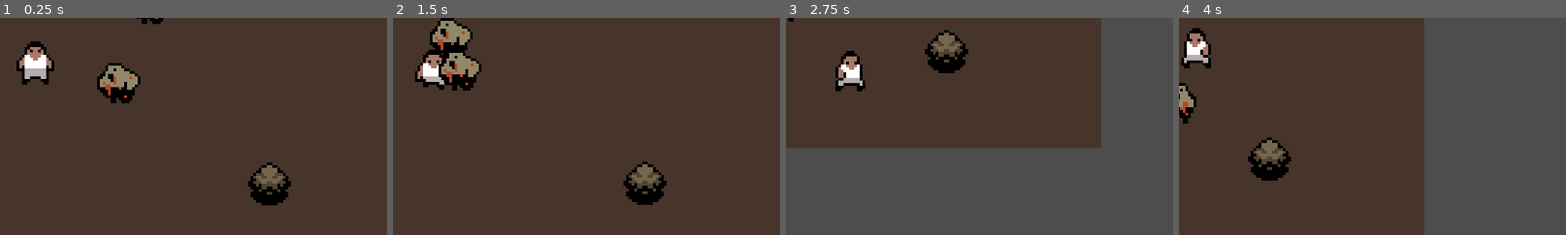
Above: before the commit, frames 1-4 (left to right).
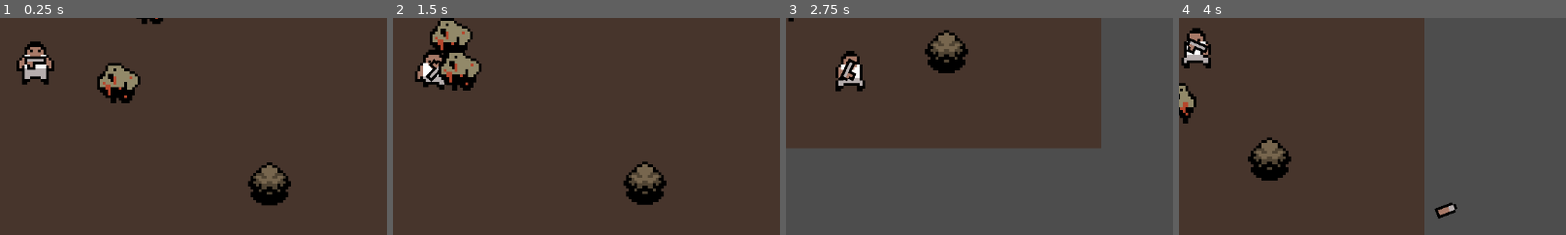
Above: after the commit, the same moments.

Repository: Liamthemannen/Project-2--Spel
Game: Godot game, scene res://Scen/main.tscn
Same seed, same stepped clock (60 frames per second), same inputs: the game is played once before the commit and once after it.
Inputs (mouse positions are % of the whole screen's width and height, from its top left):
- Up to frame 1 (0.25 s): no input
- Up to frame 2 (1.5 s): move the mouse to (72, 45) at 0.52 s; hold D (Go_right) 0.53-1.28 s; click (72, 45) at 0.6 s; move the mouse to (30, 55) at 1.27 s; hold S (Go_down) from 1.28 s (still down); click (30, 55) at 1.35 s
- Up to frame 3 (2.75 s): move the mouse to (60, 28) at 2.02 s; release S (Go_down) at 2.03 s; hold D (Go_right) from 2.03 s (still down); click (60, 28) at 2.1 s
- Up to frame 4 (4 s): move the mouse to (45, 70) at 2.77 s; release D (Go_right) at 2.78 s; hold W (Go_Up) 2.78-3.53 s; click (45, 70) at 2.85 s; move the mouse to (80, 65) at 3.52 s; hold A (Go_left) from 3.53 s (still down); click (80, 65) at 3.6 s
The pictures show only the part of the screen within x 45-95%, y 40-90%; the shares and areas given below are measured in that part.

The runs differ from the first frame. In frame 1, 0.3% of the frame differs, in the area x 6-13%, y 17-25%; in frame 2, 0.2%; in frame 3, 0.3%; in frame 4, 0.5%, in the area x 2-72%, y 9-93%.

Commit message:
bug ficar

Diff:
--- a/Kod/bullet.gd
+++ b/Kod/bullet.gd
@@ -9,7 +9,7 @@
 func _physics_process(delta: float) -> void:
 	global_position += Vector2(1,0).rotated(rotation) * speed * delta
 	Shadow.position = Vector2(-2,2).rotated(-rotation)
-	if RayCast.is.colliding() and !RayCast.get_collider().get("IS_PLAYER"):
+	if RayCast.is_colliding() and !RayCast.get_collider().get("IS_PLAYER"):
 		AnimPlayer.play("dissapear")
 
 
--- a/Kod/weapon.gd
+++ b/Kod/weapon.gd
@@ -20,11 +20,12 @@
 
 	if Input.is_action_just_pressed("shoot") and can_shoot:
 		can_shoot = false
-		$ShootTimer.Start()
+		$ShootTimer.start()
+		_shoot()
 
 func _shoot():
 	var new_bullet = bullet_scene.instantiate()
-	new_bullet.global_poaition = ShootPos.global_position
+	new_bullet.global_position = ShootPos.global_position
 	new_bullet.global_rotation = ShootPos.global_rotation
 	new_bullet.speed = 120.0
 	get_parent().add_child(new_bullet)
@@ -32,4 +33,4 @@
 
 
 func _on_shoot_timer_timeout() -> void:
-	pass # Replace with function body.
+	can_shoot = true
--- a/Scen/main.tscn
+++ b/Scen/main.tscn
@@ -1,8 +1,9 @@
-[gd_scene load_steps=4 format=3 uid="uid://dpt1j6hgafrji"]
+[gd_scene load_steps=5 format=3 uid="uid://dpt1j6hgafrji"]
 
 [ext_resource type="PackedScene" uid="uid://c2nmf1b7m2v7b" path="res://Scen/Spelkaraktär.tscn" id="2_6u201"]
 [ext_resource type="PackedScene" uid="uid://cgkc2fjkwhe2h" path="res://Scen/Buske.tscn" id="2_303lf"]
 [ext_resource type="PackedScene" uid="uid://b6408ins3uock" path="res://Scen/fiende.tscn" id="3_6u201"]
+[ext_resource type="PackedScene" uid="uid://bnng8sprwo4q2" path="res://Scen/weapon.tscn" id="3_88t1a"]
 
 [node name="Main" type="Node2D"]
 
@@ -34,6 +35,8 @@
 Acceleration = 3.0
 Friction = 10.0
 
+[node name="weapon" parent="SpelKaraktär" instance=ExtResource("3_88t1a")]
+
 [node name="Fiende" parent="." instance=ExtResource("3_6u201")]
 position = Vector2(-59, 19)
 
